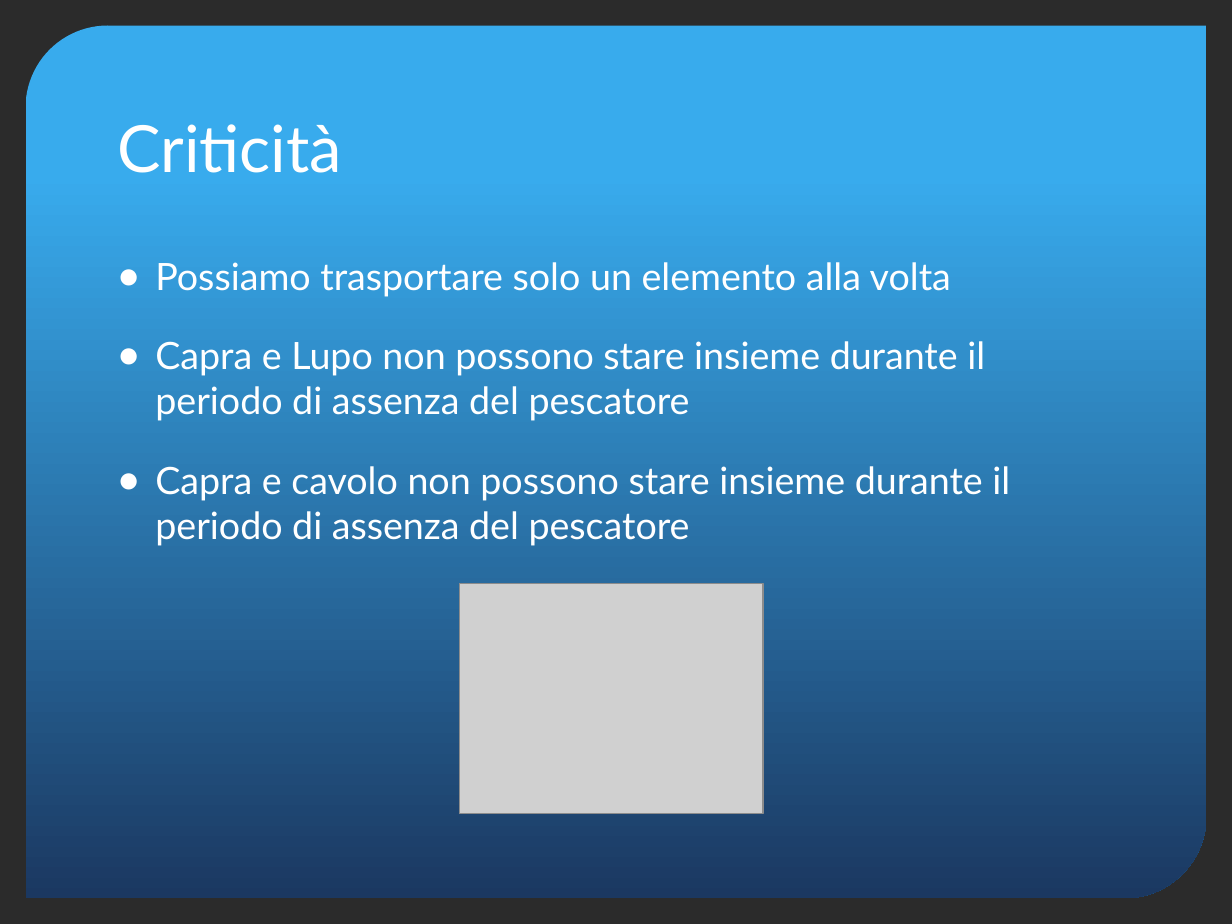
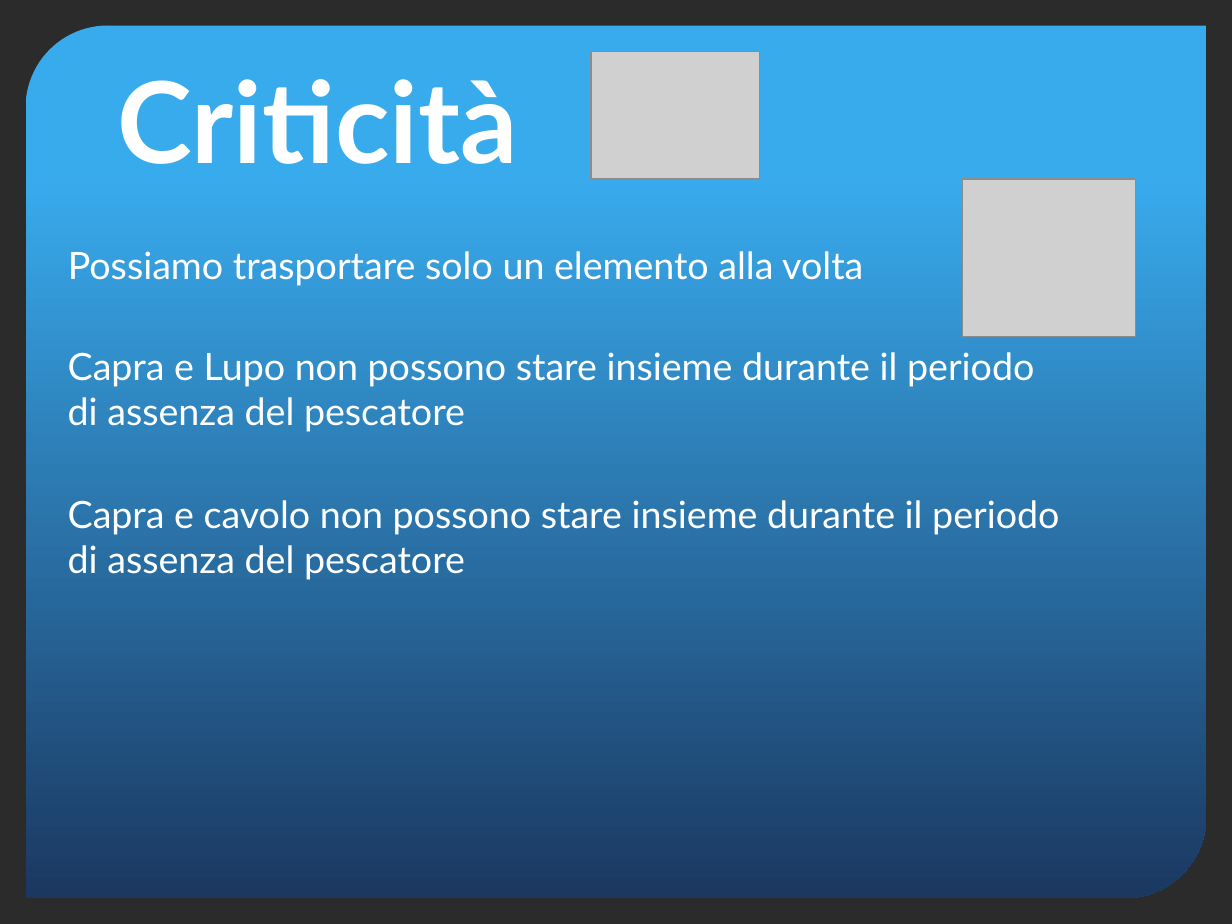
Before and after one commit to yan0z/ISW, a slide deck: slide 5 of Quesito4-presentazione.pptx. Drawn at 1232x924 pixels with LibreOffice and Linux fonts; fonts in the diff are those of the drawing; grey boxes stand for pictures; background and template pictures are left out; a plain dark background stands for a picture behind light text. Boxes give left, top, right and bottom in pixels: in the first picture for what was removed or moved away, otherwise in the second. Text is boxed around its words. In the diff, an @@ line names an element or a change of style, - is before the commit and + after.

```diff
--- a/Quesito4-presentazione.pptx
+++ b/Quesito4-presentazione.pptx
@@ title "Criticità" at bbox=[117, 79, 517, 164]: size 38 to 66 pt, bold on @@
@@ picture: place and size @@
-picture at bbox=[460, 584, 764, 814]
+picture at bbox=[591, 52, 760, 180]
@@ picture added at bbox=[962, 179, 1136, 336] @@
@@ text "Possiamo trasportare solo un elemento ...": place and size @@
-text "Possiamo trasportare solo un elemento ..." at bbox=[155, 262, 1010, 546]
+text "Possiamo trasportare solo un elemento ..." at bbox=[68, 251, 863, 286]
@@ text "Possiamo trasportare solo un elemento ..." at bbox=[68, 251, 863, 286]: bullet ● to none @@
@@ text added at bbox=[68, 352, 1034, 432], 22 pt, text #FFFFFF @@
+Capra e Lupo non possono stare insieme durante il periodo di assenza del pescatore
@@ text at bbox=[155, 341, 1010, 546]: paragraphs removed @@
-● Capra e Lupo non possono stare insieme durante il periodo di assenza del pescatore
-● Capra e cavolo non possono stare insieme durante il periodo di assenza del pescatore
@@ text added at bbox=[68, 500, 1059, 580], 22 pt, text #FFFFFF @@
+Capra e cavolo non possono stare insieme durante il periodo di assenza del pescatore
```
Also in this commit, not shown: 4 other slides changed, 1 other file.
